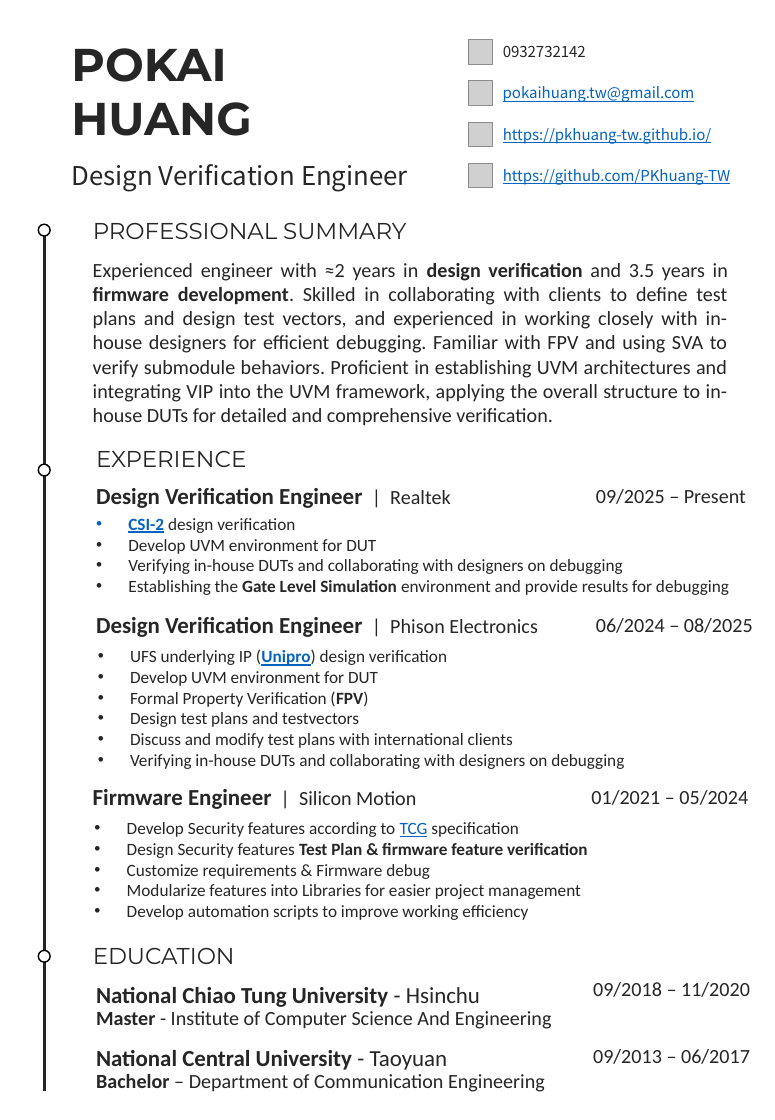
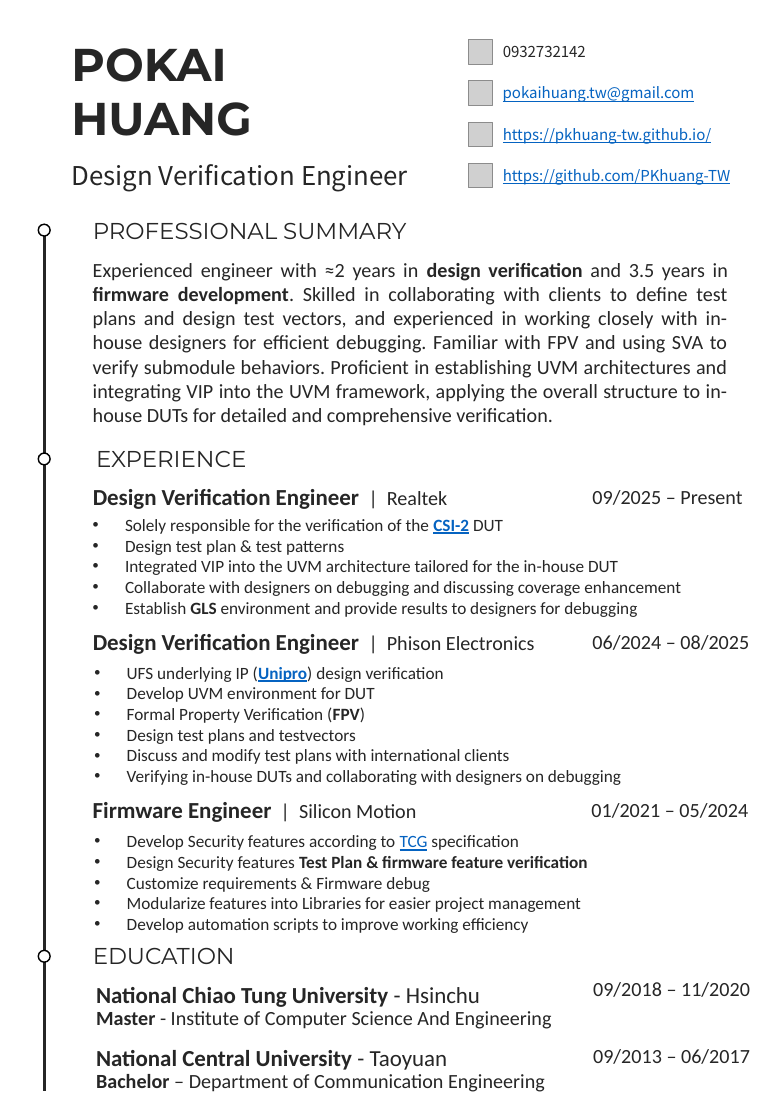
Before and after one commit to PKhuang-TW/HexoCV, a slide deck: slide 1 of public/attaches/PKHuang_Resume.pptx. Drawn at 775x1120 pixels with LibreOffice and Linux fonts; fonts in the diff are those of the drawing; grey boxes stand for pictures. Boxes give left, top, right and bottom in pixels: in the first picture for what was removed or moved away, otherwise in the second. Text is boxed around its words. In the diff, an @@ line names an element or a change of style, - is before the commit and + after.

```diff
--- a/public/attaches/PKHuang_Resume.pptx
+++ b/public/attaches/PKHuang_Resume.pptx
@@ ellipse moved from (x1=38, y1=464, x2=50, y2=475) to (x1=38, y1=453, x2=50, y2=464) @@
@@ text "09/2025 – Present" moved from (x1=596, y1=489, x2=746, y2=504) to (x1=592, y1=490, x2=742, y2=505) @@
@@ text at (x1=125, y1=519, x2=681, y2=617): text changed @@
-• CSI-2 design verification
-• Develop UVM environment for DUT
-• Verifying in-house DUTs and collaborating with designers on debugging
-• Establishing the Gate Level Simulation environment and provide results for debugging
+• Solely responsible for the verification of the CSI-2 DUT
+• Design test plan & test patterns
+• Integrated VIP into the UVM architecture tailored for the in-house DUT
+• Collaborate with designers on debugging and discussing coverage enhancement
+• Establish GLS environment and provide results to designers for debugging
@@ 3 texts moved together from (x1=96, y1=617, x2=753, y2=769) to (x1=93, y1=634, x2=749, y2=785) @@
@@ 3 texts moved together from (x1=93, y1=789, x2=748, y2=920) to (x1=93, y1=802, x2=748, y2=933) @@
```
Also in this commit, not shown: 3 other files.
